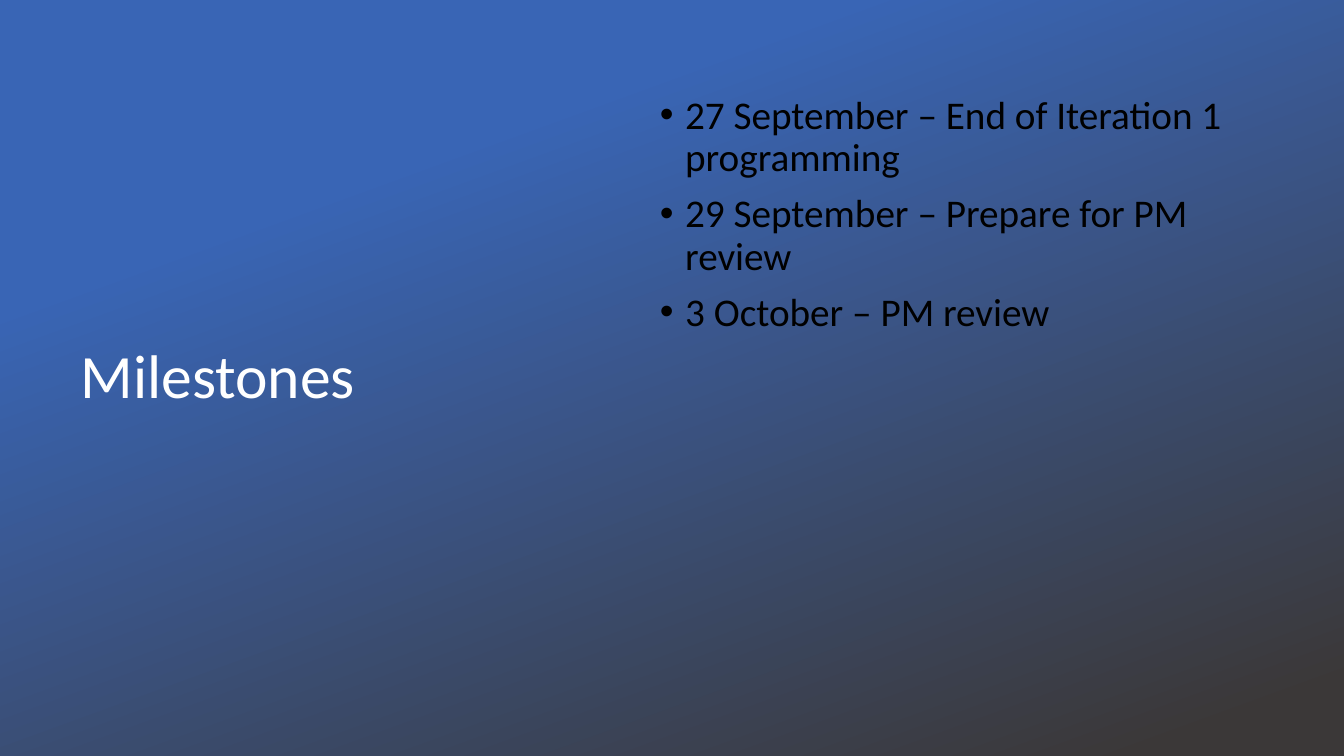
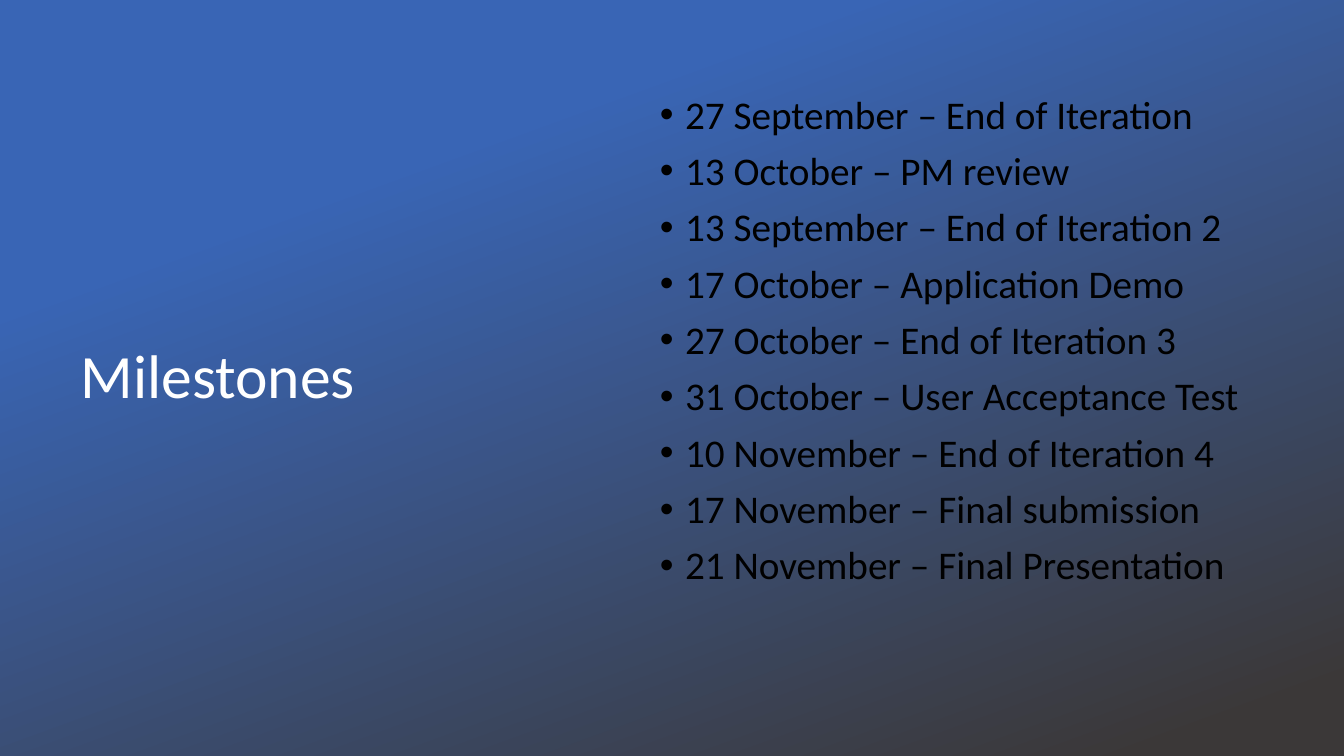
Before and after one commit to xbloh/Online-Course-Bidding-System-, a slide deck: slide 6 of presentations/PM Review - Week 7.pptx. Drawn at 1344x756 pixels with LibreOffice and Linux fonts; fonts in the diff are those of the drawing; background and template pictures are left out. Boxes give left, top, right and bottom in pixels: in the first picture for what was removed or moved away, otherwise in the second. Text is boxed around its words. In the diff, an @@ line names an element or a change of style, - is before the commit and + after.

```diff
--- a/presentations/PM Review - Week 7.pptx
+++ b/presentations/PM Review - Week 7.pptx
@@ text at [685,102,1238,579]: text changed @@
-• 27 September – End of Iteration 1 programming
-• 29 September – Prepare for PM review
-• 3 October – PM review
+• 27 September – End of Iteration
+• 13 October – PM review
+• 13 September – End of Iteration 2
+• 17 October – Application Demo
+• 27 October – End of Iteration 3
+• 31 October – User Acceptance Test
+• 10 November – End of Iteration 4
+• 17 November – Final submission
+• 21 November – Final Presentation
```
Also in this commit, not shown: 1 other slide changed.
